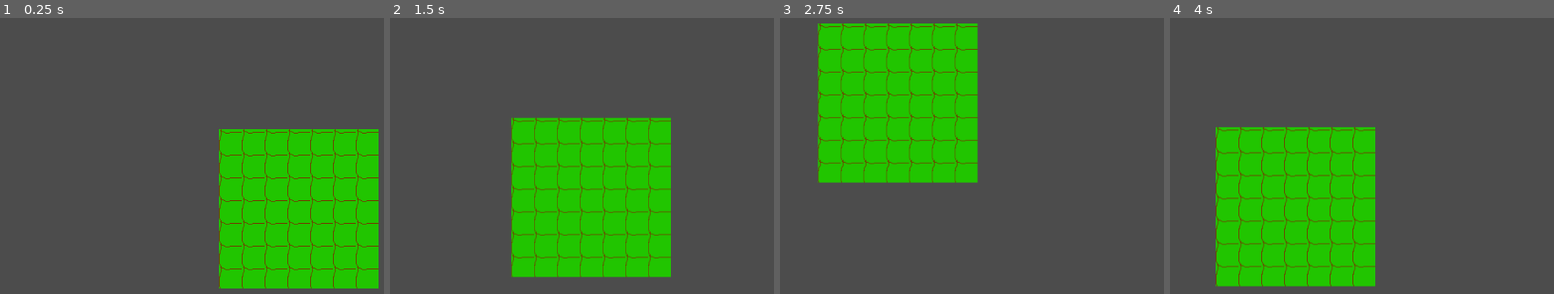
Above: before the commit, frames 1-4 (left to right).
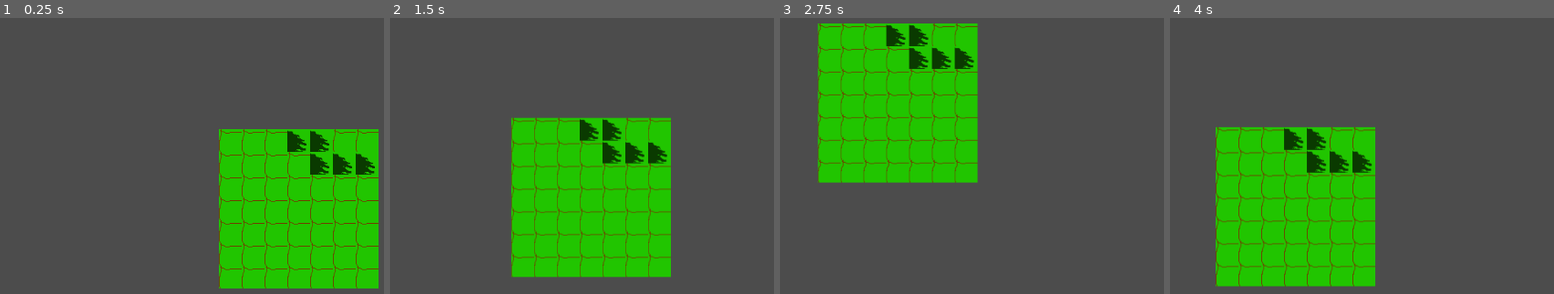
Above: after the commit, the same moments.

Repository: HaywardMorihara/2021AprGameJam
Game: Godot game, scene res://map/Map.tscn
Two runs of this game, one before a commit and one after it. Both use one fixed random seed, a clock stepped at 60 frames per second and the inputs below. The project has no main scene, so this scene is started directly.
Inputs:
- Up to frame 1 (0.25 s): no input
- Up to frame 2 (1.5 s): tap Enter at 0.5 s; hold D (right) 0.53-1.28 s; hold S (down) from 1.28 s (still down)
- Up to frame 3 (2.75 s): release S (down) at 2.03 s; hold D (right) from 2.03 s (still down)
- Up to frame 4 (4 s): release D (right) at 2.78 s; hold W (up) 2.78-3.53 s; hold A (left) from 3.53 s (still down)

The runs differ from the first frame. In frame 1, 1.5% of the frame differs, in the area x 74-99%, y 40-57%; in frame 2, 1.6%; in frame 3, 1.5%; in frame 4, 1.6%, in the area x 29-54%, y 39-57%.

Commit message:
Collision tiles POC

Diff:
--- a/map/Map.tscn
+++ b/map/Map.tscn
@@ -1,7 +1,10 @@
-[gd_scene load_steps=4 format=2]
+[gd_scene load_steps=5 format=2]
 
 [ext_resource path="res://player/Player.tscn" type="PackedScene" id=1]
 [ext_resource path="res://assets/2021FebGameJamTilesheet.png" type="Texture" id=2]
+
+[sub_resource type="ConvexPolygonShape2D" id=2]
+points = PoolVector2Array( 0, 0, 32, 0, 32, 32, 0, 32 )
 
 [sub_resource type="TileSet" id=1]
 0/name = "2021FebGameJamTilesheet.png 0"
@@ -18,6 +21,27 @@
 0/shape_one_way_margin = 0.0
 0/shapes = [  ]
 0/z_index = 0
+1/name = "2021FebGameJamTilesheet.png 1"
+1/texture = ExtResource( 2 )
+1/tex_offset = Vector2( 0, 0 )
+1/modulate = Color( 1, 1, 1, 1 )
+1/region = Rect2( 32, 128, 32, 32 )
+1/tile_mode = 0
+1/occluder_offset = Vector2( 0, 0 )
+1/navigation_offset = Vector2( 0, 0 )
+1/shape_offset = Vector2( 0, 0 )
+1/shape_transform = Transform2D( 1, 0, 0, 1, 0, 0 )
+1/shape = SubResource( 2 )
+1/shape_one_way = false
+1/shape_one_way_margin = 1.0
+1/shapes = [ {
+"autotile_coord": Vector2( 0, 0 ),
+"one_way": false,
+"one_way_margin": 1.0,
+"shape": SubResource( 2 ),
+"shape_transform": Transform2D( 1, 0, 0, 1, 0, 0 )
+} ]
+1/z_index = 0
 
 [node name="Map" type="Node"]
 
@@ -25,6 +49,6 @@
 tile_set = SubResource( 1 )
 cell_size = Vector2( 32, 32 )
 format = 1
-tile_data = PoolIntArray( -131076, 0, 0, -131075, 0, 0, -131074, 0, 0, -131073, 0, 0, -196608, 0, 0, -196607, 0, 0, -196606, 0, 0, -65540, 0, 0, -65539, 0, 0, -65538, 0, 0, -65537, 0, 0, -131072, 0, 0, -131071, 0, 0, -131070, 0, 0, -4, 0, 0, -3, 0, 0, -2, 0, 0, -1, 0 …(417 unchanged characters)…
+tile_data = PoolIntArray( -131076, 0, 0, -131075, 0, 0, -131074, 0, 0, -131073, 1, 0, -196608, 1, 0, -196607, 0, 0, -196606, 0, 0, -65540, 0, 0, -65539, 0, 0, -65538, 0, 0, -65537, 0, 0, -131072, 1, 0, -131071, 1, 0, -131070, 1, 0, -4, 0, 0, -3, 0, 0, -2, 0, 0, -1, 0 …(417 unchanged characters)…
 
 [node name="Node" parent="." instance=ExtResource( 1 )]
